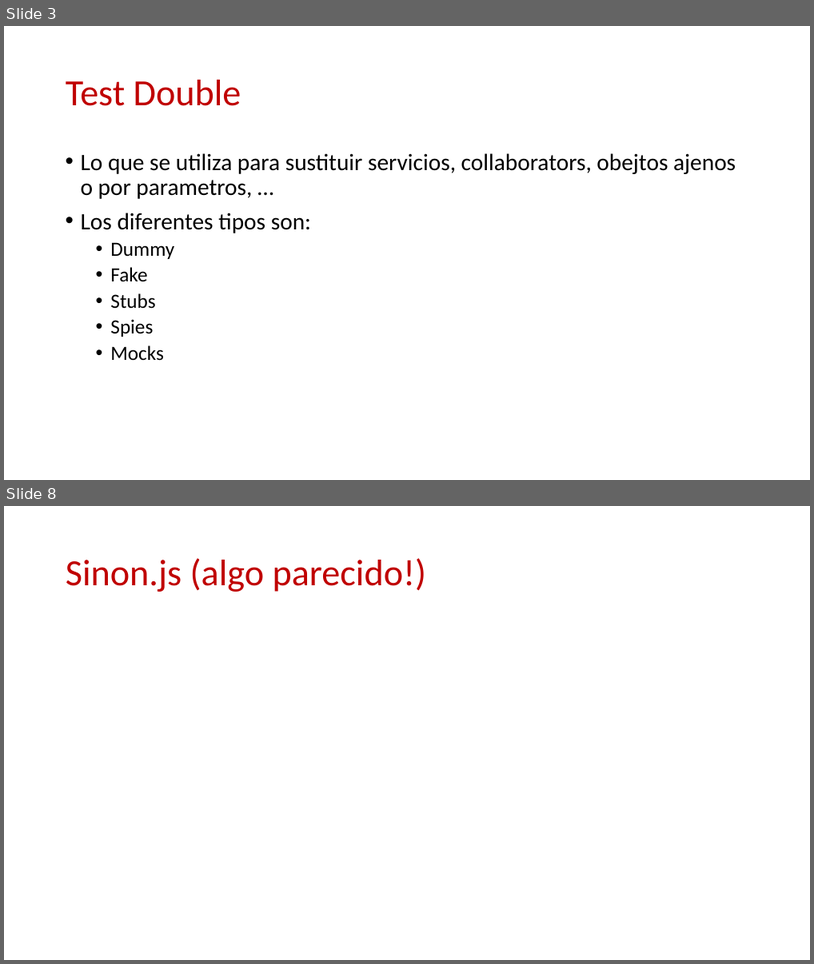
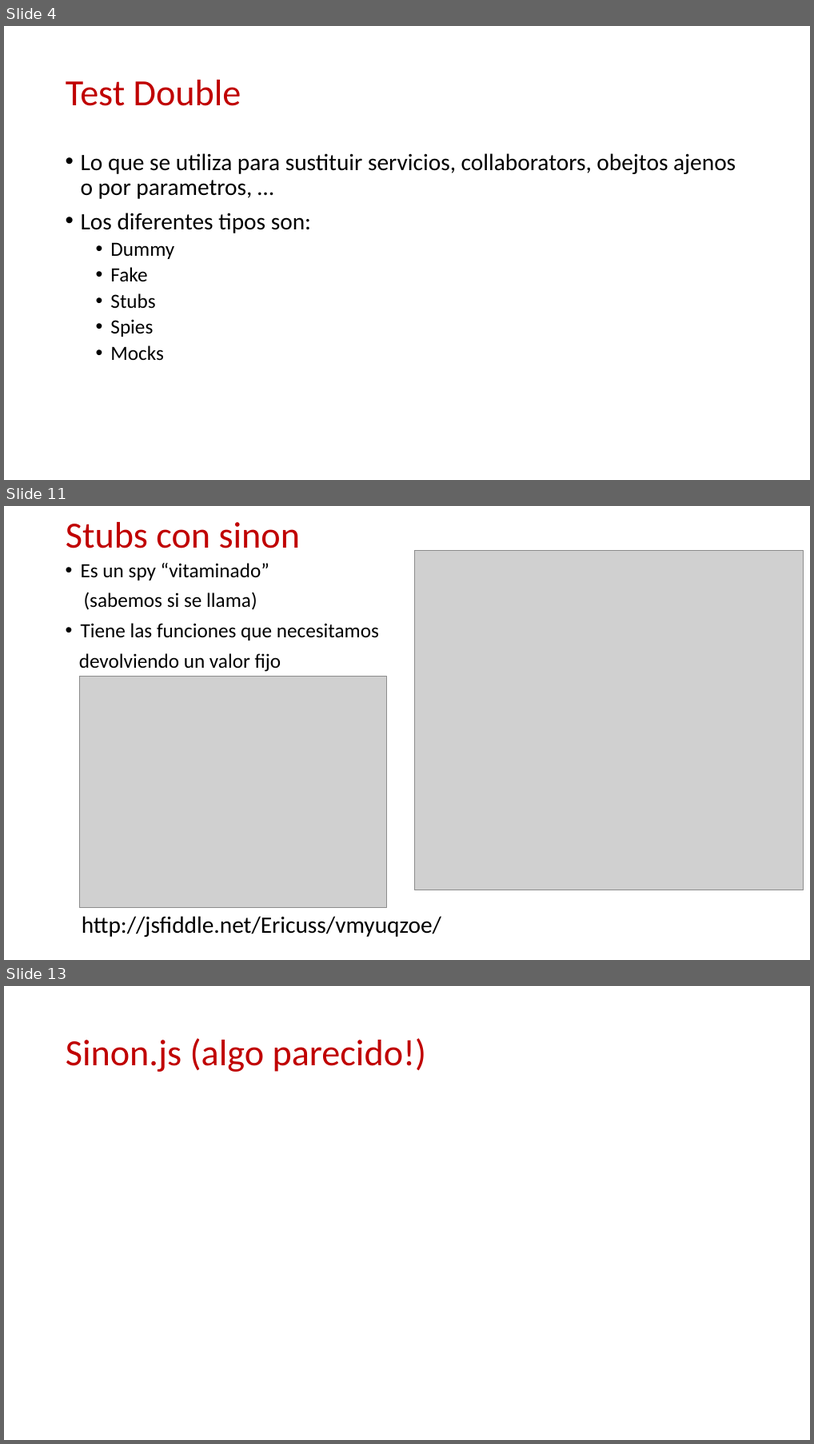
Before and after one commit to ericuss/TDD-Miercolex-Tokiota, a slide deck: Documentacion/jasmine.pptx. Shown one above the other, each under a label of ours: slides 3 and 8 before the commit, slides 4, 11 and 13 after it; the slides between them are not shown. The pictures are 814x964 and 814x1444 pixels, drawn with LibreOffice and Linux fonts; fonts in the diff are those of the drawing; grey boxes stand for pictures; background and template pictures are left out. Boxes give left, top, right and bottom in pixels: in the first picture for what was removed or moved away, otherwise in the second. Text is boxed around its words. In the diff, an @@ line names an element or a change of style, - is before the commit and + after.

```diff
--- a/Documentacion/jasmine.pptx
+++ b/Documentacion/jasmine.pptx
@@ slide 11 added at (4, 506, 810, 960), background #FFFFFF @@
@@ title added at (66, 522, 300, 548), 44 pt, text #C00000 @@
+Stubs con sinon
@@ picture added at (414, 550, 803, 889) @@
@@ text added at (79, 563, 379, 672), 24 pt, text #000000 @@
+• Es un spy “vitaminado”
+(sabemos si se llama)
+• Tiene las funciones que necesitamos
+devolviendo un valor fijo
@@ picture added at (79, 676, 387, 907) @@
@@ text added at (82, 916, 442, 936), 28 pt, text #000000 @@
+http://jsfiddle.net/Ericuss/vmyuqzoe/
@@ what was slide 3 is now slide 4 @@
@@ what was slide 8 is now slide 13 @@
```
Also in this commit, not shown: 7 slides changed, 3 other slides added, 2 other files.
